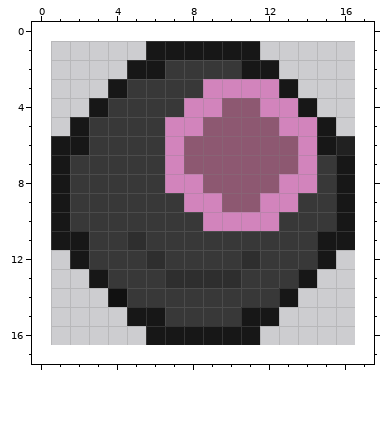
Pixel-art sprite -- Eudaemon/assets/platform/controllerJoystickRightUp.png. This is how it looked before the edit.
The file is 16x16 pixels. Colours within 5 levels of each other are drawn and written as one. The old version is drawn lined up with the new one, on the new canvas.
After:
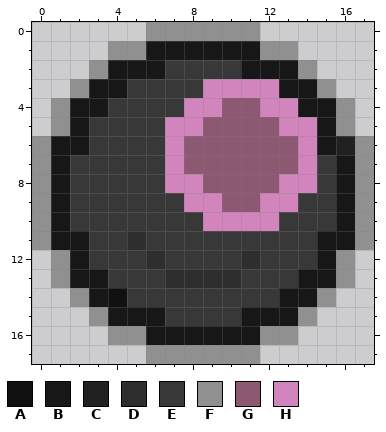
Palette (. is transparent): A #111111  B #171717  C #212121  D #2e2e2e  E #383838  F #909090  G #8d5871  H #d284bc
Difference:
canvas 16x16 -> 18x18, the old top-left corner now at 1,1
Changed rows in their new state; - is an unchanged pixel.
first column x 0:
 0 ------FFFFFF------
 1 ----FF------FF----
 2 ---FB--------BF---
 3 --FB----------BF--
 4 -FB------------BF-
 5 -F--------------F-
 6 F----------------F
 7 F----------------F
 8 F----------------F
 9 F----------------F
10 F----------------F
11 F----------------F
12 -F--------------F-
13 -FB------------BF-
14 --FB----------BF--
15 ---FB--------BF---
16 ----FF------FF----
17 ------FFFFFF------
